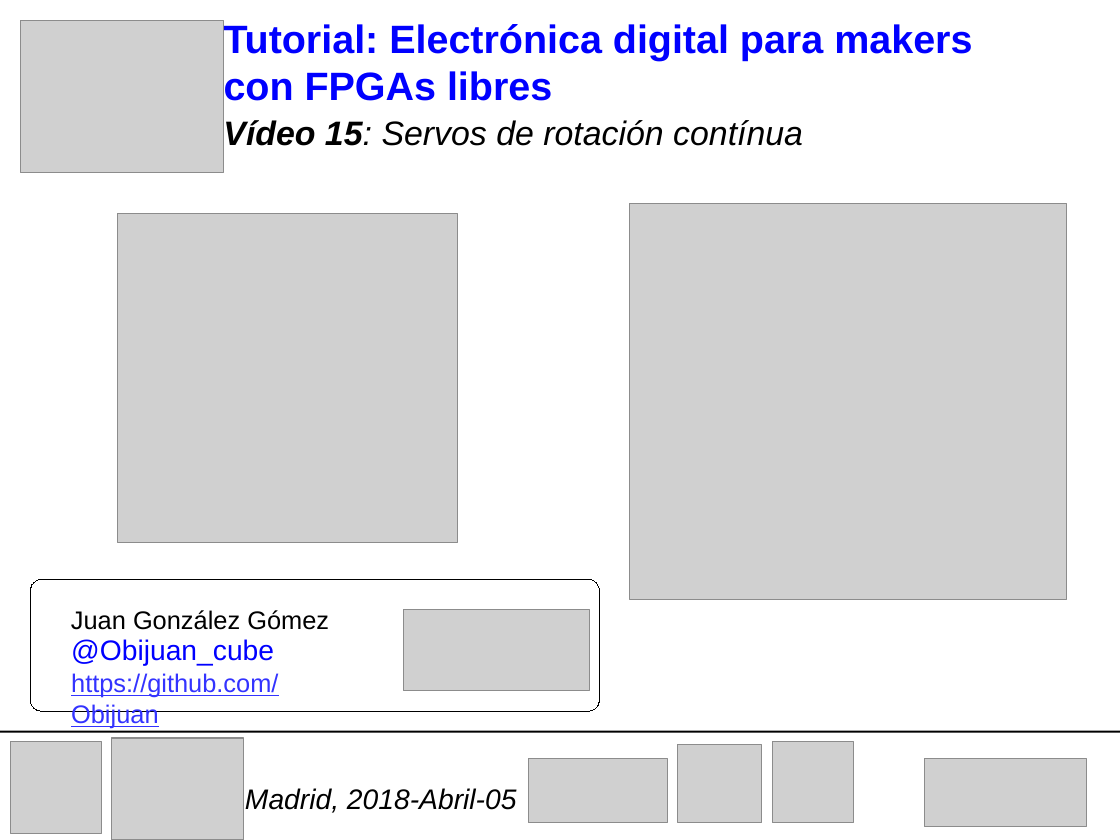
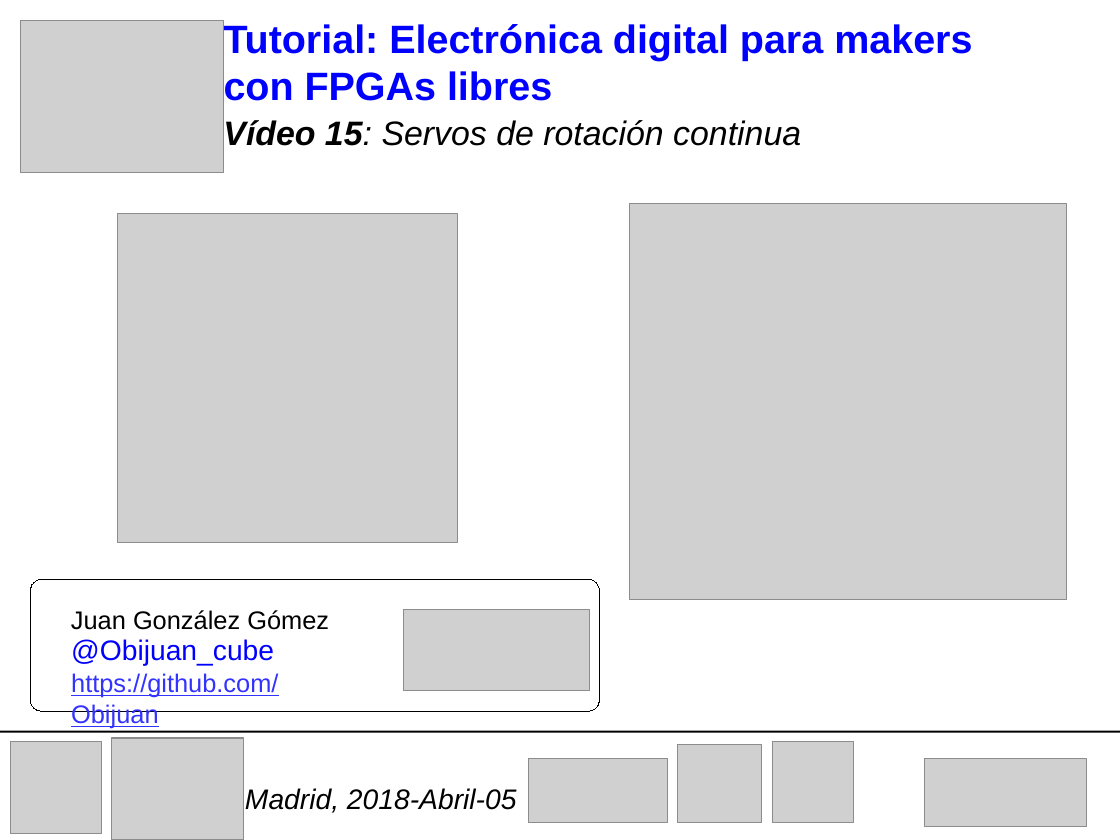
Before and after one commit to Obijuan/digital-electronics-with-open-FPGAs-tutorial, a slide deck: slide 1 of wiki/Tutorial-15/Portada/2018-04-05-slides.odp. Drawn at 1120x840 pixels with LibreOffice and Linux fonts; fonts in the diff are those of the drawing; grey boxes stand for pictures. Boxes give left, top, right and bottom in pixels: in the first picture for what was removed or moved away, otherwise in the second. Text is boxed around its words. In the diff, an @@ line names an element or a change of style, - is before the commit and + after.

Commit message:
Tutorial 15: typo fixed

```diff
--- a/wiki/Tutorial-15/Portada/2018-04-05-slides.odp
+++ b/wiki/Tutorial-15/Portada/2018-04-05-slides.odp
@@ text at [223,118,801,152]: text changed @@
-Vídeo 15: Servos de rotación contínua
+Vídeo 15: Servos de rotación continua
```
Also in this commit, not shown: 1 other file.
